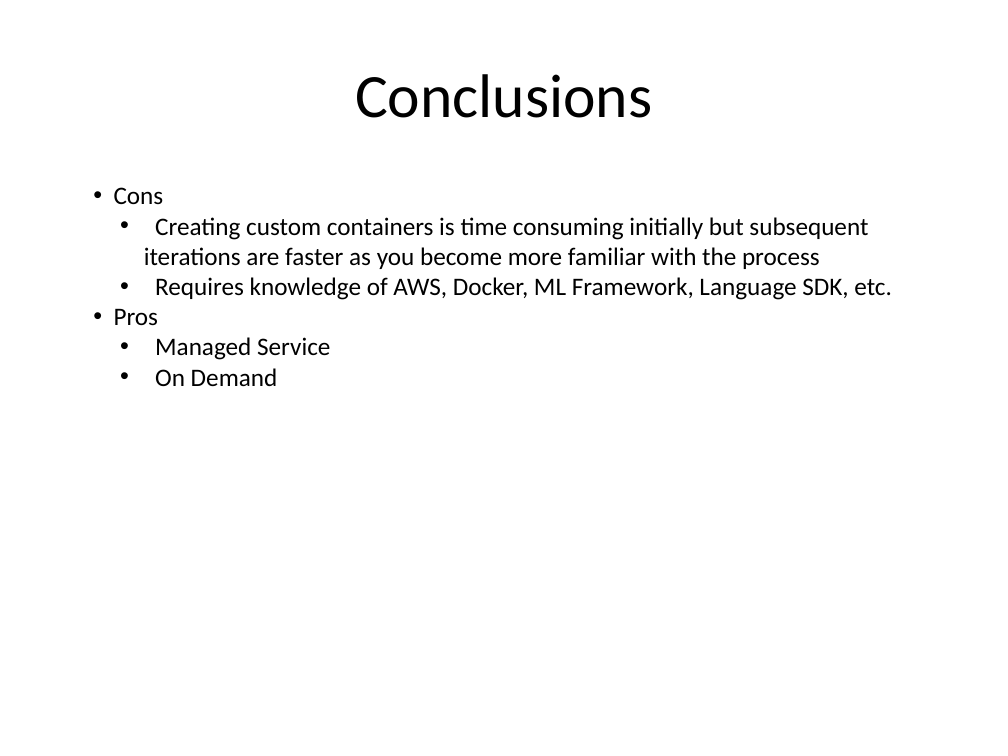
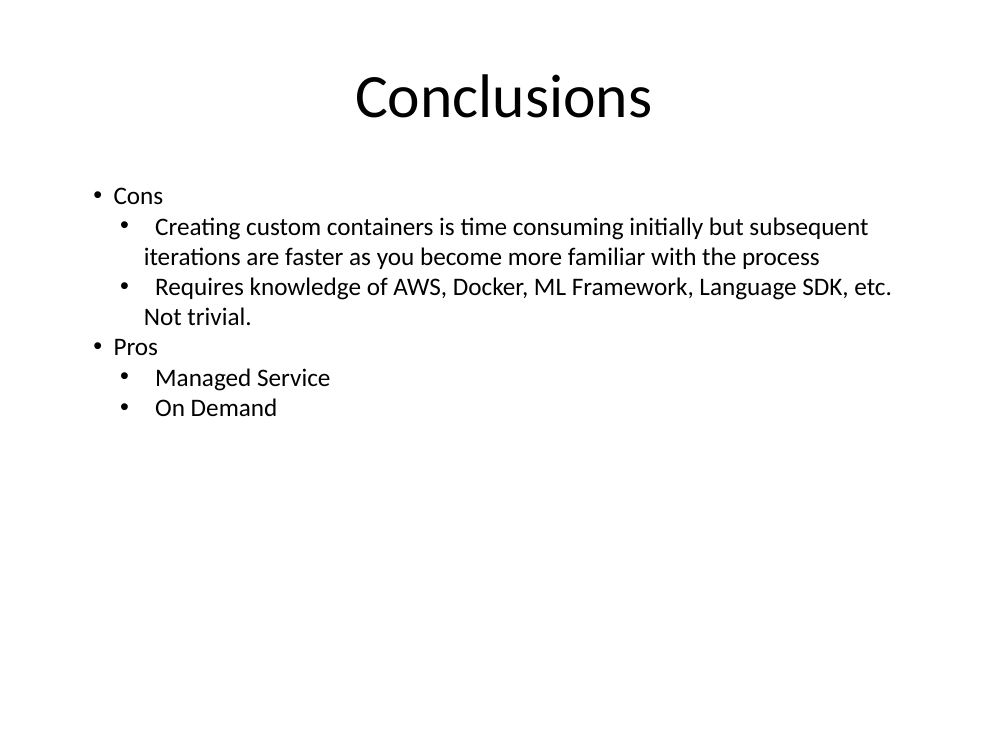
Before and after one commit to kskalvar/aws-sagemaker-planesnet-tflearn-bring-your-own-container, a slide deck: slide 13 of slides/AWS-Sagemaker-Planesnet-TFLearn-Bring-Your-Own-Container.pptx (slide 12 before the commit). Drawn at 1008x756 pixels with LibreOffice and Linux fonts; fonts in the diff are those of the drawing. Boxes give left, top, right and bottom in pixels: in the first picture for what was removed or moved away, otherwise in the second. Text is boxed around its words. In the diff, an @@ line names an element or a change of style, - is before the commit and + after.

```diff
--- a/slides/AWS-Sagemaker-Planesnet-TFLearn-Bring-Your-Own-Container.pptx
+++ b/slides/AWS-Sagemaker-Planesnet-TFLearn-Bring-Your-Own-Container.pptx
@@ text at (144,277,892,325): text changed @@
-  • Requires knowledge of AWS, Docker, ML Framework, Language SDK, etc.
+  • Requires knowledge of AWS, Docker, ML Framework, Language SDK, etc. Not trivial.
```
Also in this commit, not shown: 5 other slides changed, 1 slide added.
